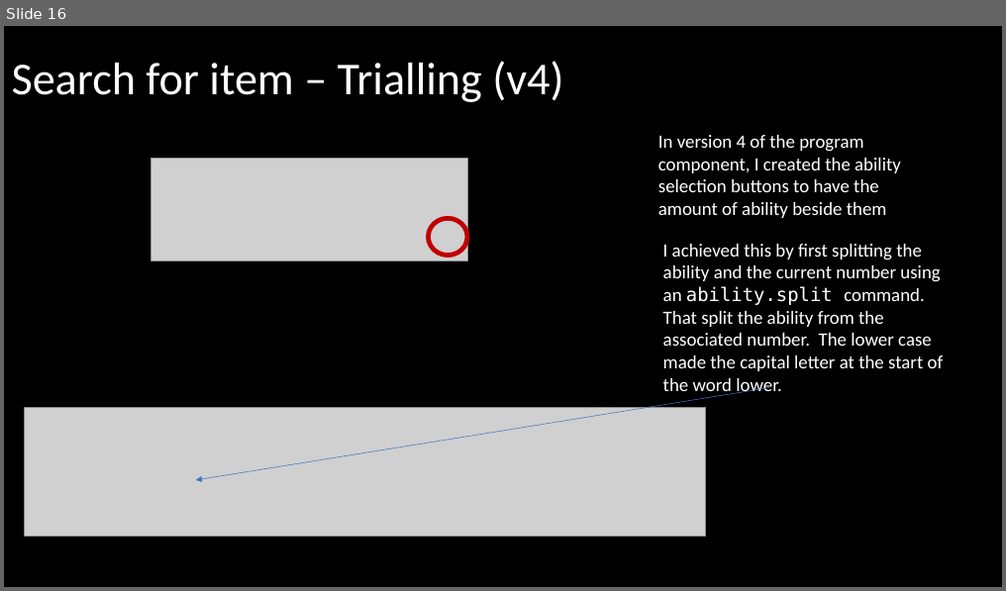
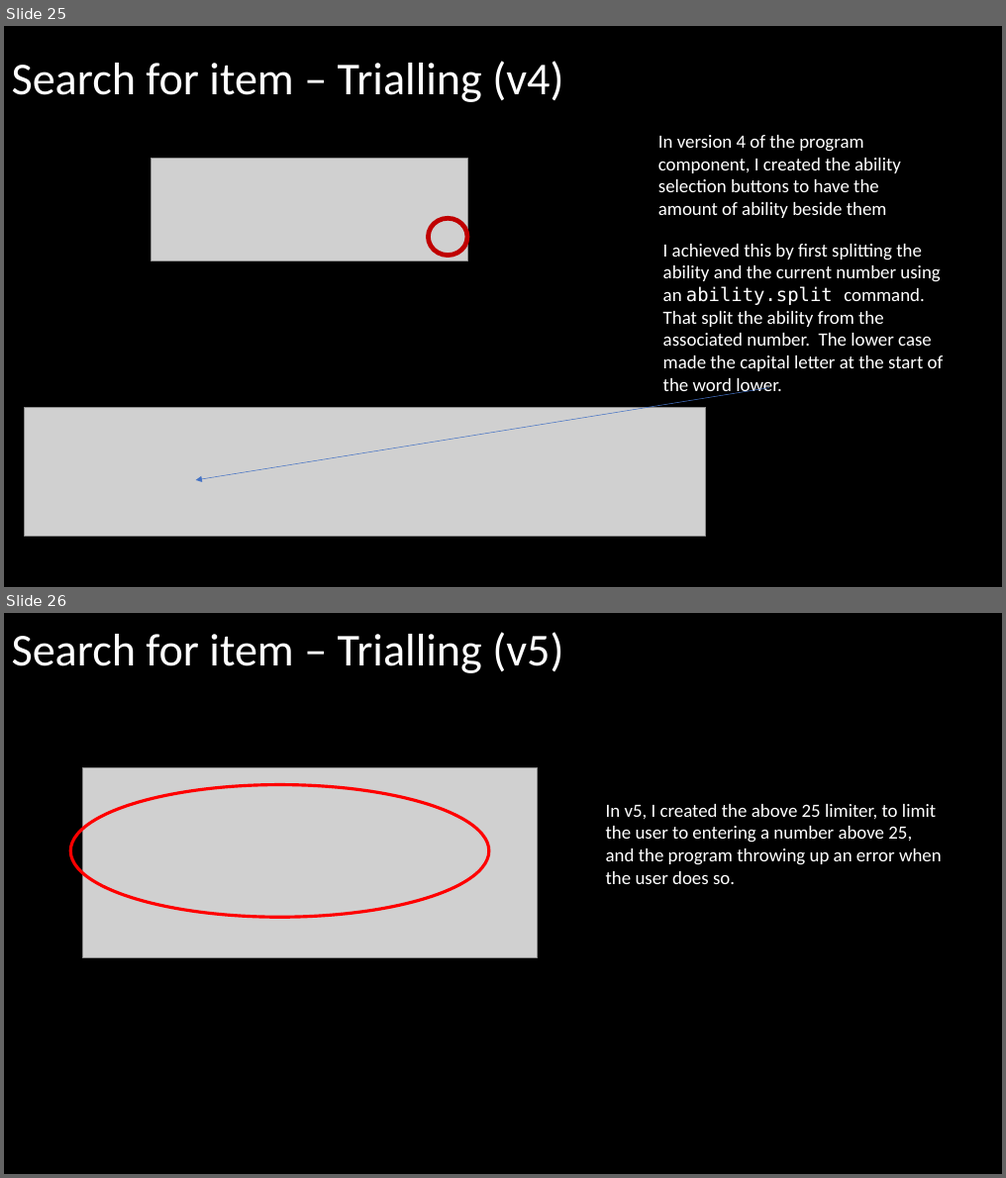
Before and after one commit to Joepapa101/2.7---2.8-Assessment, a slide deck: 2.7 and 2.8 Documentation Template.pptx. Shown one above the other, each under a label of ours: slide 16 before the commit, slides 25 and 26 after it. The pictures are 1006x591 and 1006x1178 pixels, drawn with LibreOffice and Linux fonts; fonts in the diff are those of the drawing; grey boxes stand for pictures. Boxes give left, top, right and bottom in pixels: in the first picture for what was removed or moved away, otherwise in the second. Text is boxed around its words. In the diff, an @@ line names an element or a change of style, - is before the commit and + after.

```diff
--- a/2.7 and 2.8 Documentation Template.pptx
+++ b/2.7 and 2.8 Documentation Template.pptx
@@ slide 26 added at <box>4,613,1002,1174</box>, background #000000 @@
@@ title added at <box>12,632,563,673</box>, 44 pt, text #FFFFFF @@
+Search for item – Trialling (v5)
@@ ellipse added at <box>70,785,489,918</box>, outline #FF0000 3 pt @@
@@ picture added at <box>82,768,538,959</box> @@
@@ text added at <box>606,804,942,884</box>, 18 pt, text #FFFFFF @@
+In v5, I created the above 25 limiter, to limit the user to entering a number above 25, and the program throwing up an error when the user does so.
@@ what was slide 16 is now slide 25 @@
```
Also in this commit, not shown: 5 slides changed, 24 other slides added, 1 slide removed, 10 other files.
